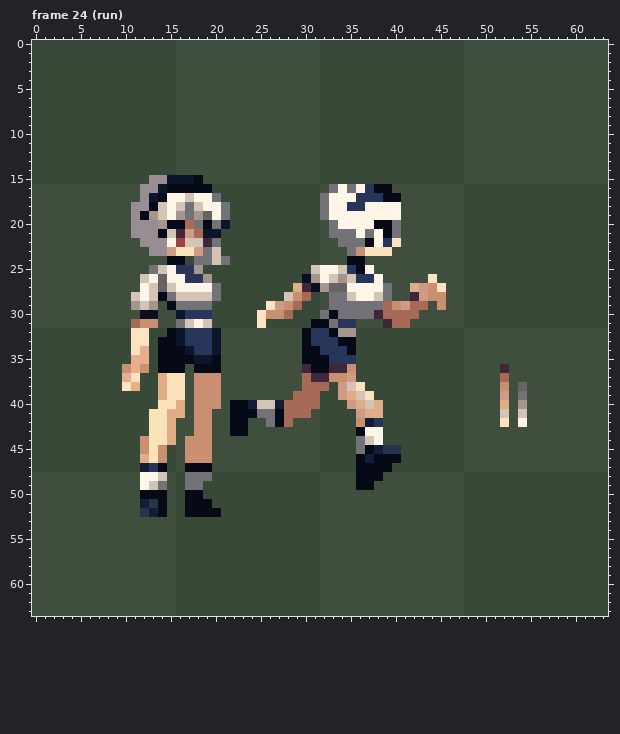
Two states of a pixel-art file, player_spritesheet.aseprite. The first picture shows the starting point.
64x64 pixels, 82 frames. Colours within 5 levels of each other are drawn and written as one. Shown: frame 24 (run). The commit also changed other frames, which this record leaves out.
After:
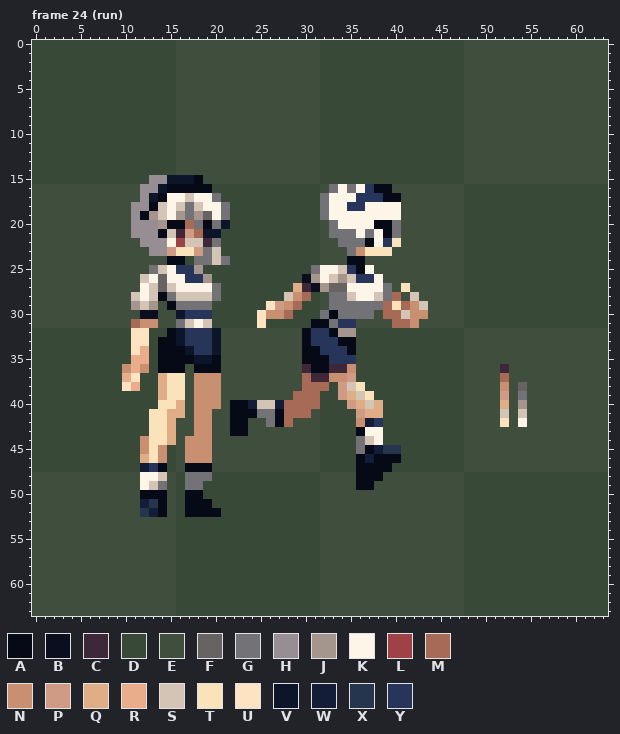
Palette (. is transparent): A #060a16  B #0b0e1f  C #3d2738  D #394937  E #404f3d  F #676363  G #737276  H #968e92  J #a4968d  K #fdf5e7  L #9f4246  M #a76a56  N #c88f70  P #d09b85  Q #e0ae86  R #e9ad8b  S #d3c4b5  T #fae3ba  U #fde3c1  V #0d152b  W #141d37  X #25354b  Y #28355b
The commit says: feat: progress run rework
What changed:
--- frame 24 (run), layer "equip_none"
@@ x 29..47 @@
 24 DDDEEEAAEEEEEEEEEEE
-25 DDSKKSYAKEEEEEEEEEE
-26 DBJKSJSYYKEEEEEUEEE
-27 QCBJFFKKKKGEEQPNUEE
-28 NMDEGGSKKSGEECPNNEE
-29 MDDEGGGGGGMNPMMENEE
-30 DDDGAGGGGCMMMMEEEEE
-31 DDAAGYYEEECMMEEEEEE
+25 DDGKKSYAKEEEEEEEEEE
+26 DBJKSJSYYKEEEEEEEEE
+27 QCBJFFKKKKGETEEEEEE
+28 NMDEGGSKKSGMESEEEEE
+29 MDDEGGGGGGMTMNSEEEE
+30 DDDGAGGGGEMMSNNEEEE
+31 DDAAGYYEEEEMMNEEEEE
 32 EAYYAJJDDDDDDDDDDDD
Boxes around the changes in both pictures, in picture pixels (x1, y1, x2, y2):
changed: (311, 265, 320, 274)
changed: (374, 274, 446, 328)
